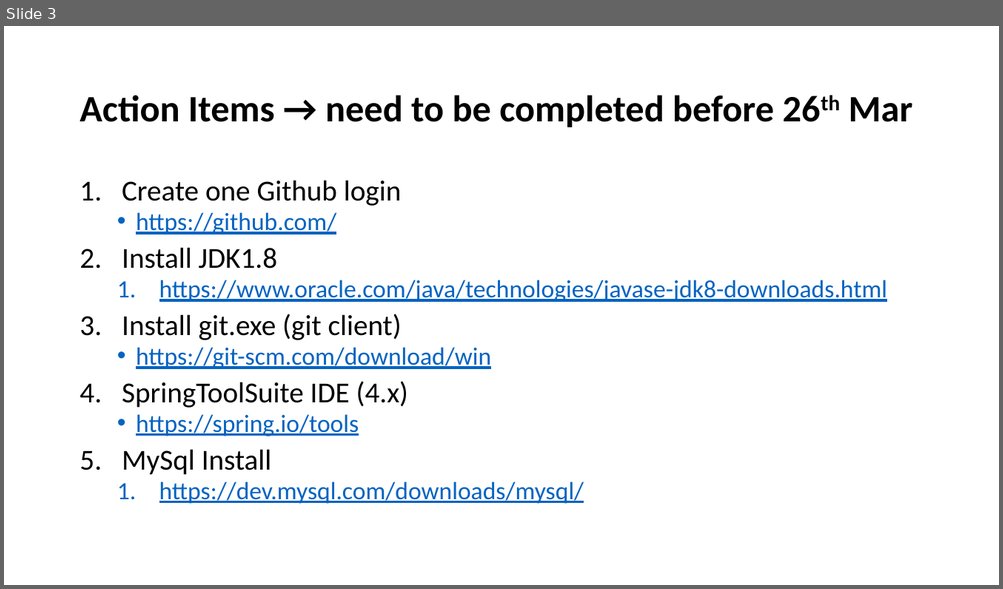
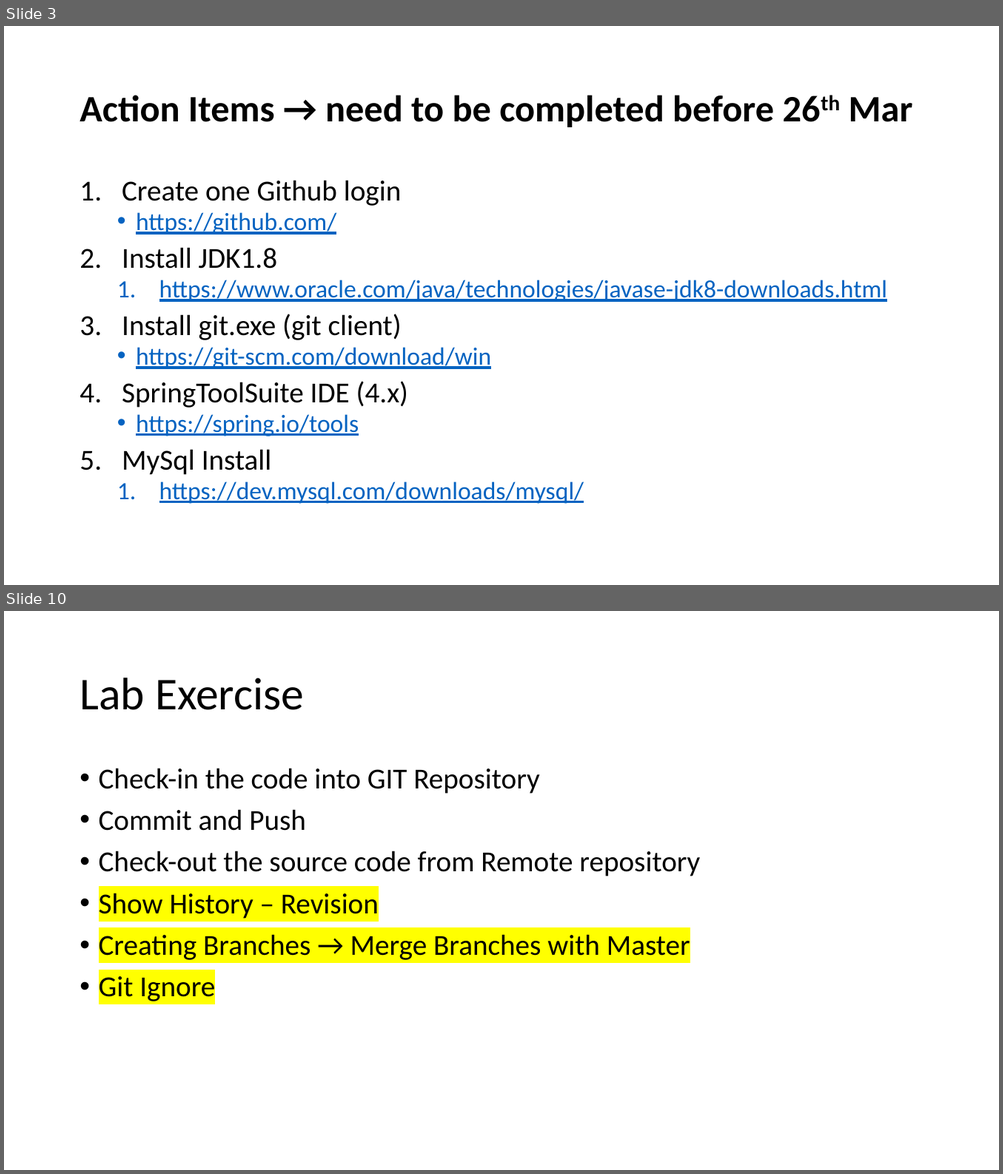
Before and after one commit to Souravpatel/A3_Training, a slide deck: A3 Training - Synchrony.pptx. Shown one above the other, each under a label of ours: slide 3 before the commit, slides 3 and 10 after it; the slides between them are not shown. The pictures are 1003x589 and 1003x1174 pixels, drawn with LibreOffice and Linux fonts; fonts in the diff are those of the drawing. Boxes give left, top, right and bottom in pixels: in the first picture for what was removed or moved away, otherwise in the second. Text is boxed around its words. In the diff, an @@ line names an element or a change of style, - is before the commit and + after.

```diff
--- a/A3 Training - Synchrony.pptx
+++ b/A3 Training - Synchrony.pptx
@@ slide 10 added at (4, 611, 999, 1170), background #FFFFFF @@
@@ title added at (79, 678, 304, 710), 44 pt, text #000000 @@
+Lab Exercise
@@ text added at (99, 768, 700, 1002), 28 pt, text #000000 @@
+• Check-in the code into GIT Repository
+• Commit and Push
+• Check-out the source code from Remote repository
+• Show History – Revision
+• Creating Branches → Merge Branches with Master
+• Git Ignore
```
Also in this commit, not shown: 10 other slides added.
